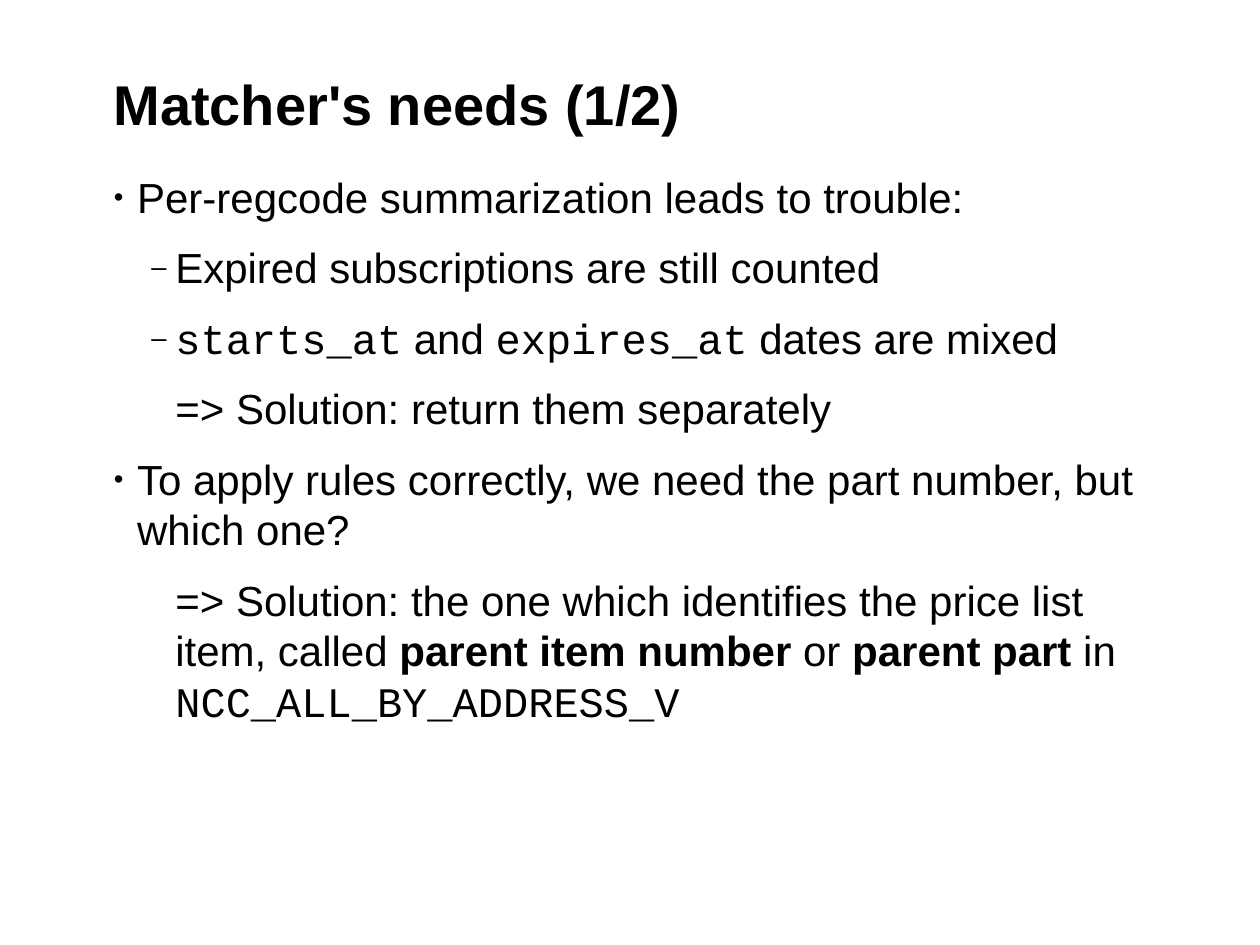
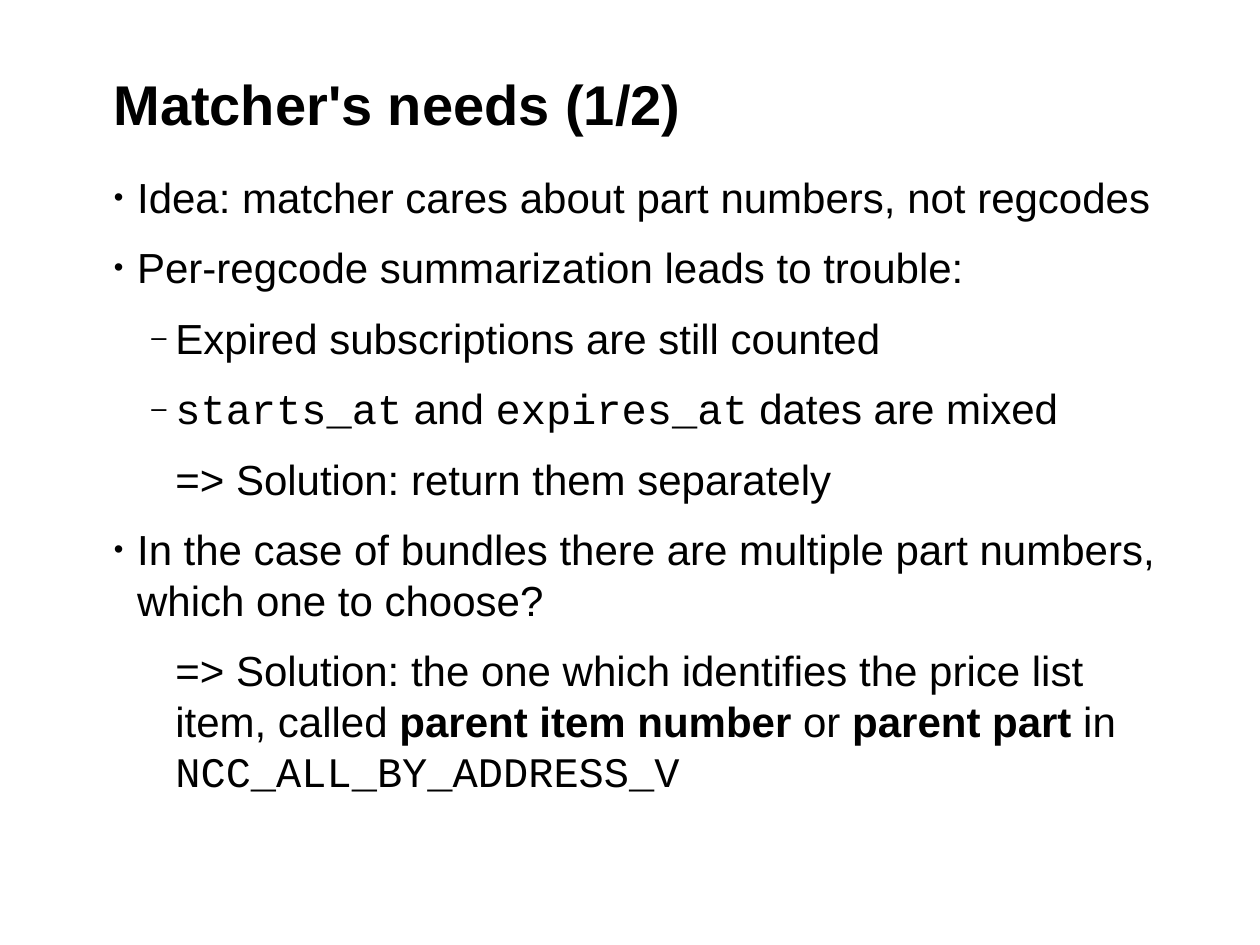
Before and after one commit to hustodemon/subscription-matcher, a slide deck: slide 13 of doc/SubscriptionCounting.odp. Drawn at 1260x945 pixels with LibreOffice and Linux fonts; fonts in the diff are those of the drawing; background and template pictures are left out. Boxes give left, top, right and bottom in pixels: in the first picture for what was removed or moved away, otherwise in the second. Text is boxed around its words. In the diff, an @@ line names an element or a change of style, - is before the commit and + after.

```diff
--- a/doc/SubscriptionCounting.odp
+++ b/doc/SubscriptionCounting.odp
@@ text at [137, 182, 1150, 221]: paragraph added @@
+• Idea: matcher cares about part numbers, not regcodes
@@ text at [137, 534, 1155, 617]: text changed @@
-• To apply rules correctly, we need the part number, but which one?
+• In the case of bundles there are multiple part numbers, which one to choose?
```
Also in this commit, not shown: 9 other slides changed, 2 slides added, 1 slide removed.
